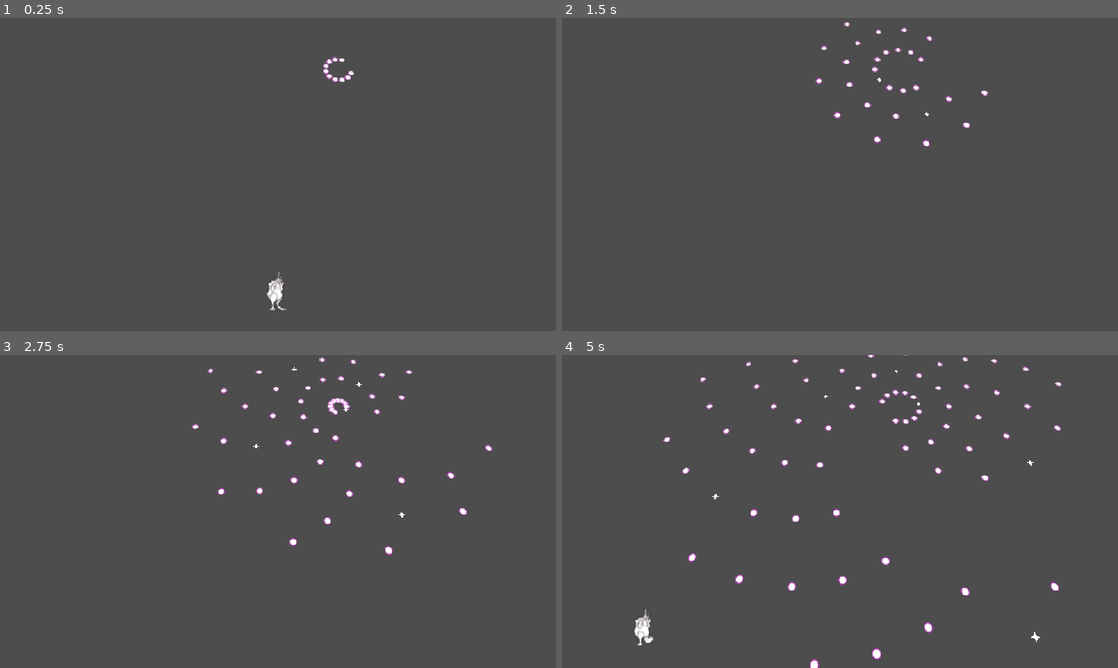
Above: before the commit, frames 1-4 (two rows, left to right).
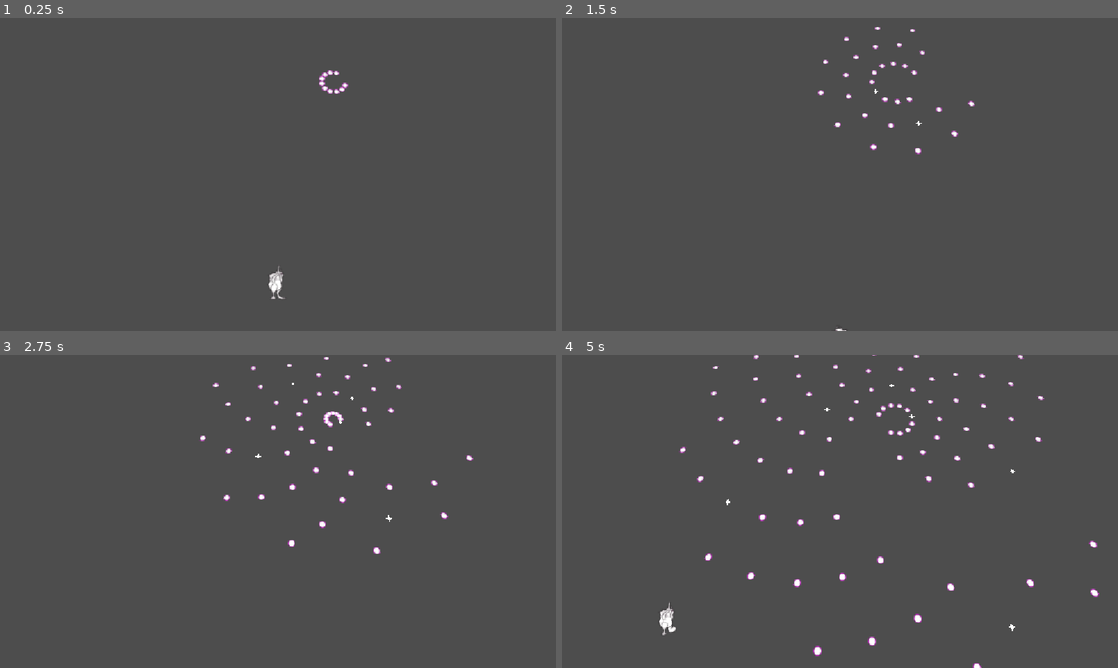
Above: after the commit, the same moments.

Repository: etbay/2026-crimson-game-jam
Game: Godot game, scene res://main.tscn
Two runs of this game, one before a commit and one after it. Both use one fixed random seed, a clock stepped at 60 frames per second and the inputs below.
Inputs (mouse positions are in pixels of both pictures, inside the frame that each line leads up to):
- Up to frame 1 (0.25 s): no input
- Up to frame 2 (1.5 s): tap Enter at 0.5 s; move the mouse to (962, 158) at 0.52 s; hold Q (beast_mode) 0.53-1.28 s; tap Space (dash) at 0.6 s; move the mouse to (728, 190) at 1.27 s; hold S (down) from 1.28 s (still down); right-click (728, 190) at 1.35 s
- Up to frame 3 (2.75 s): move the mouse to (333, 442) at 2.02 s; release S (down) at 2.03 s; hold Q (beast_mode) from 2.03 s (still down); click (333, 442) at 2.1 s
- Up to frame 4 (5 s): move the mouse to (812, 574) at 2.77 s; release Q (beast_mode) at 2.78 s; hold W (up) 2.78-3.53 s; tap H at 2.85 s; move the mouse to (1006, 558) at 3.52 s; hold A (left) from 3.53 s (still down); tap B at 3.6 s; move the mouse to (673, 464) at 4.27 s; tap N at 4.35 s

The runs differ from the first frame. In frame 1, 0.5% of the frame differs, in the area x 48-64%, y 12-94%; in frame 2, 0.9%; in frame 3, 1.6%; in frame 4, 3.0%, in the area x 13-97%, y 0-100%.

Commit message:
Ok now it's fixed

Diff:
--- a/2026-crimson-game-jam/main.tscn
+++ b/2026-crimson-game-jam/main.tscn
@@ -21,7 +21,7 @@
 texture = ExtResource("1_ig7tw")
 
 [node name="CharacterBody3D" parent="." unique_id=32883367 instance=ExtResource("2_0xm2m")]
-transform = Transform3D(1, 0, 0, 0, 0.25881907, 0.9659258, 0, -0.9659258, 0.25881907, 0, 0.5, 0)
+transform = Transform3D(1, 0, 0, 0, 0.25881907, 0.9659258, 0, -0.9659258, 0.25881907, 0, 0, 0)
 
 [node name="BulletPool" type="Node3D" parent="." unique_id=1749775153]
 script = ExtResource("3_h2yge")
--- a/2026-crimson-game-jam/scripts/bullets/bullet.gd
+++ b/2026-crimson-game-jam/scripts/bullets/bullet.gd
@@ -32,6 +32,7 @@
 	update_sprite()
 	self.visible = false
 	_active = false
+
 
 func _init(_size : float = 1, _angle : float = 0, _speed : float = 0, _accel : float = 0, _turn_rate : float = 0, _turn_rate_accel : float = 0, _lifetime : float = -1, _parryable : bool = false) -> void:
 	define_bullet(_size, _angle, _speed, _accel, _turn_rate, _turn_rate_accel, _lifetime, _parryable)
@@ -91,6 +92,8 @@
 		turn_rate += turn_rate_accel * delta
 		angle = clampf(angle + turn_rate * delta, _initial_angle - (max_angle_deg * PI/180), _initial_angle + (max_angle_deg * PI/180))
 		update_position(delta)
+		if global_position.y != 0:
+			global_position.y = 0
 
 func update_position(delta : float) -> void:
 	var direction : Vector2 = Vector2.from_angle(angle) * speed * delta
